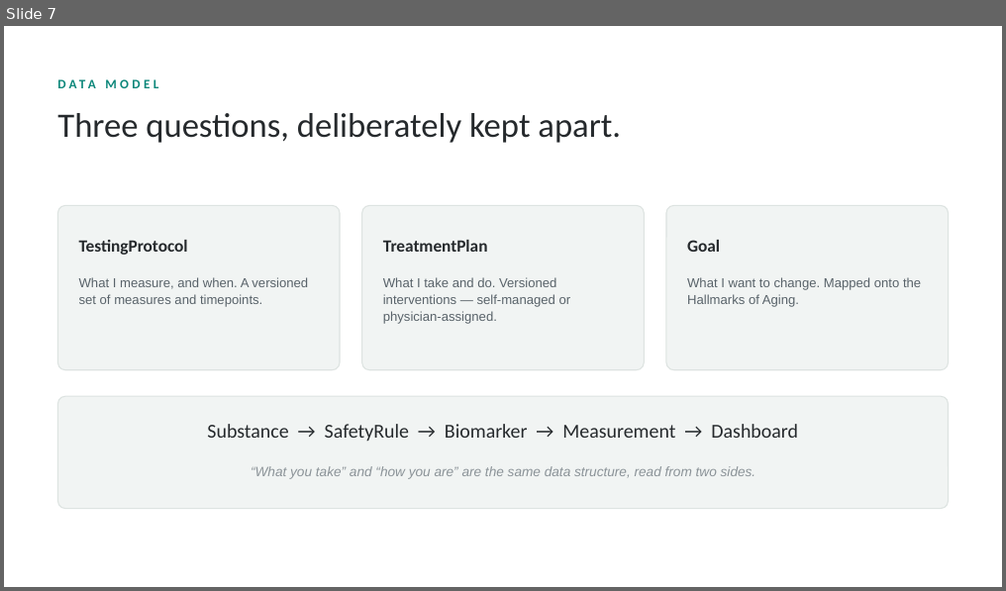
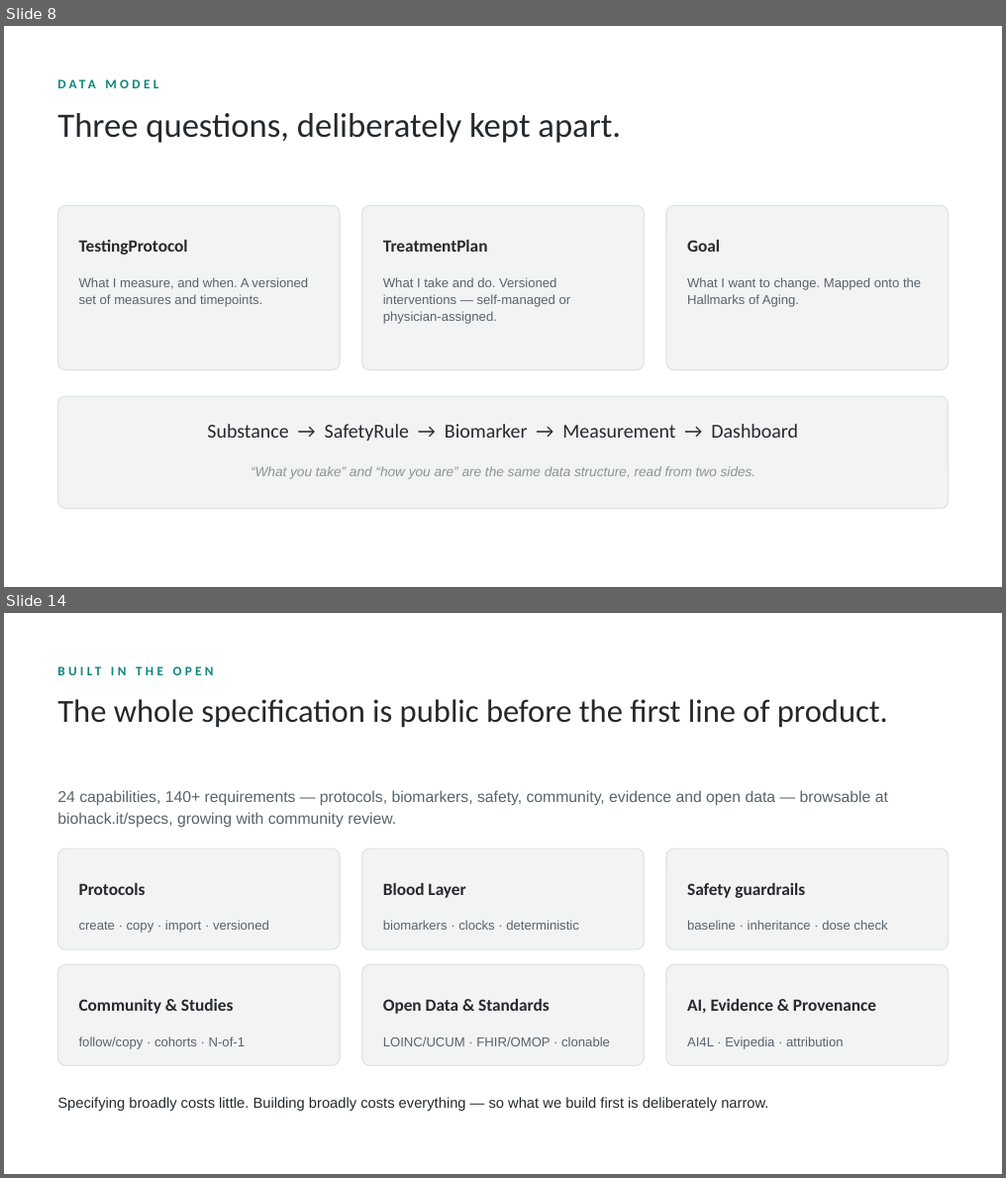
Before and after one commit to hackingbiology/biohackit, a slide deck: docs/presentation/biohackit-deck.pptx. Shown one above the other, each under a label of ours: slide 7 before the commit, slides 8 and 14 after it; the slides between them are not shown. The pictures are 1006x591 and 1006x1178 pixels, drawn with LibreOffice and Linux fonts; fonts in the diff are those of the drawing. Boxes give left, top, right and bottom in pixels: in the first picture for what was removed or moved away, otherwise in the second. Text is boxed around its words. In the diff, an @@ line names an element or a change of style, - is before the commit and + after.

```diff
--- a/docs/presentation/biohackit-deck.pptx
+++ b/docs/presentation/biohackit-deck.pptx
@@ slide 14 added at (4,613,1002,1174), background #FFFFFF @@
@@ text added at (57,660,948,682), 12.5 pt, text #0C877A, bold @@
+BUILT IN THE OPEN
@@ text added at (57,699,888,728), 31 pt, text #25292C @@
+The whole specification is public before the first line of product.
@@ text added at (57,790,888,828), 15 pt, text #59636A @@
+24 capabilities, 140+ requirements — protocols, biomarkers, safety, community, evidence and open data — browsable at biohack.it/specs, growing with community review.
@@ rounded rectangle added at (57,849,340,950), fill #F1F4F3, outline #DDE3E1 1 pt @@
@@ rounded rectangle added at (361,849,644,950), fill #F1F4F3, outline #DDE3E1 1 pt @@
@@ rounded rectangle added at (666,849,948,950), fill #F1F4F3, outline #DDE3E1 1 pt @@
@@ text added at (79,883,146,895), 16.5 pt, text #25292C, bold @@
+Protocols
@@ text added at (383,883,465,898), 16.5 pt, text #25292C, bold @@
+Blood Layer
@@ text added at (687,883,805,898), 16.5 pt, text #25292C, bold @@
+Safety guardrails
@@ text added at (79,920,269,933), 12.5 pt, text #59636A @@
+create · copy · import · versioned
@@ text added at (383,920,579,930), 12.5 pt, text #59636A @@
+biomarkers · clocks · deterministic
@@ text added at (687,920,887,930), 12.5 pt, text #59636A @@
+baseline · inheritance · dose check
@@ rounded rectangle added at (57,964,340,1065), fill #F1F4F3, outline #DDE3E1 1 pt @@
@@ rounded rectangle added at (361,964,644,1065), fill #F1F4F3, outline #DDE3E1 1 pt @@
@@ rounded rectangle added at (666,964,948,1065), fill #F1F4F3, outline #DDE3E1 1 pt @@
@@ text added at (79,999,233,1014), 16.5 pt, text #25292C, bold @@
+Community & Studies
@@ text added at (383,999,549,1014), 16.5 pt, text #25292C, bold @@
+Open Data & Standards
@@ text added at (687,999,876,1013), 16.5 pt, text #25292C, bold @@
+AI, Evidence & Provenance
@@ text added at (79,1037,245,1050), 12.5 pt, text #59636A @@
+follow/copy · cohorts · N-of-1
@@ text added at (383,1037,610,1047), 12.5 pt, text #59636A @@
+LOINC/UCUM · FHIR/OMOP · clonable
@@ text added at (687,1037,844,1050), 12.5 pt, text #59636A @@
+AI4L · Evipedia · attribution
@@ text added at (57,1097,768,1111), 14 pt, text #25292C @@
+Specifying broadly costs little. Building broadly costs everything — so what we build first is deliberately narrow.
@@ what was slide 7 is now slide 8 @@
```
Also in this commit, not shown: 8 slides changed, 5 other slides added, 5 slides removed, 1 other file.
